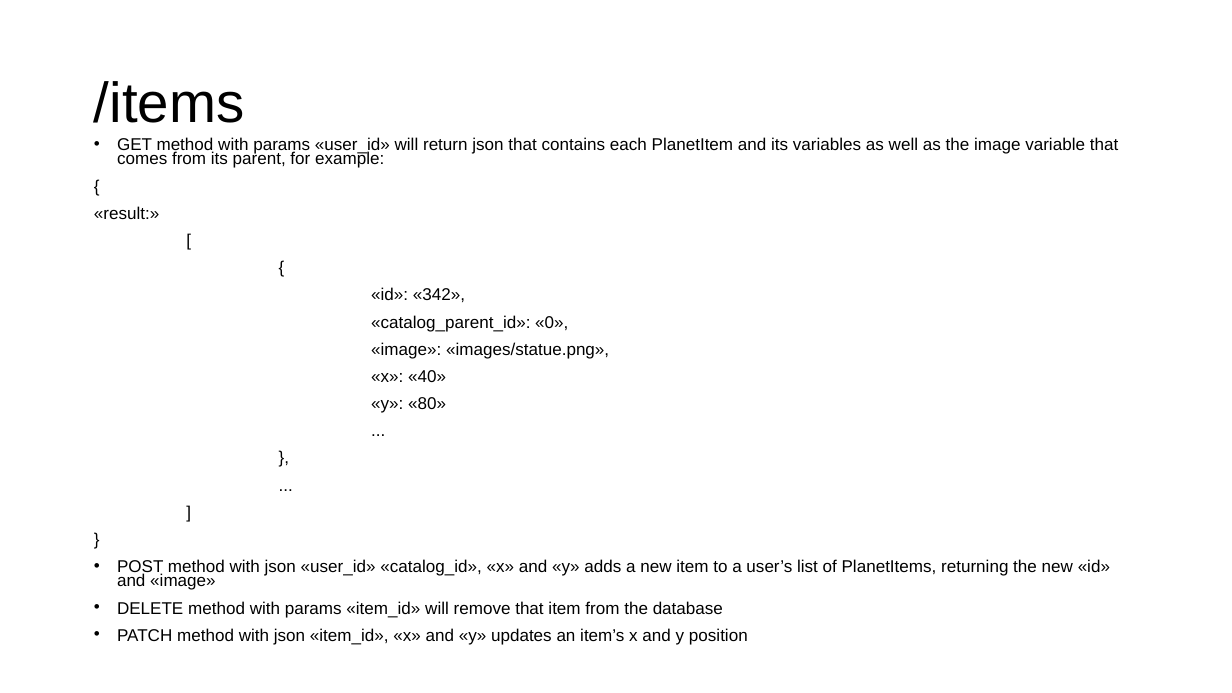
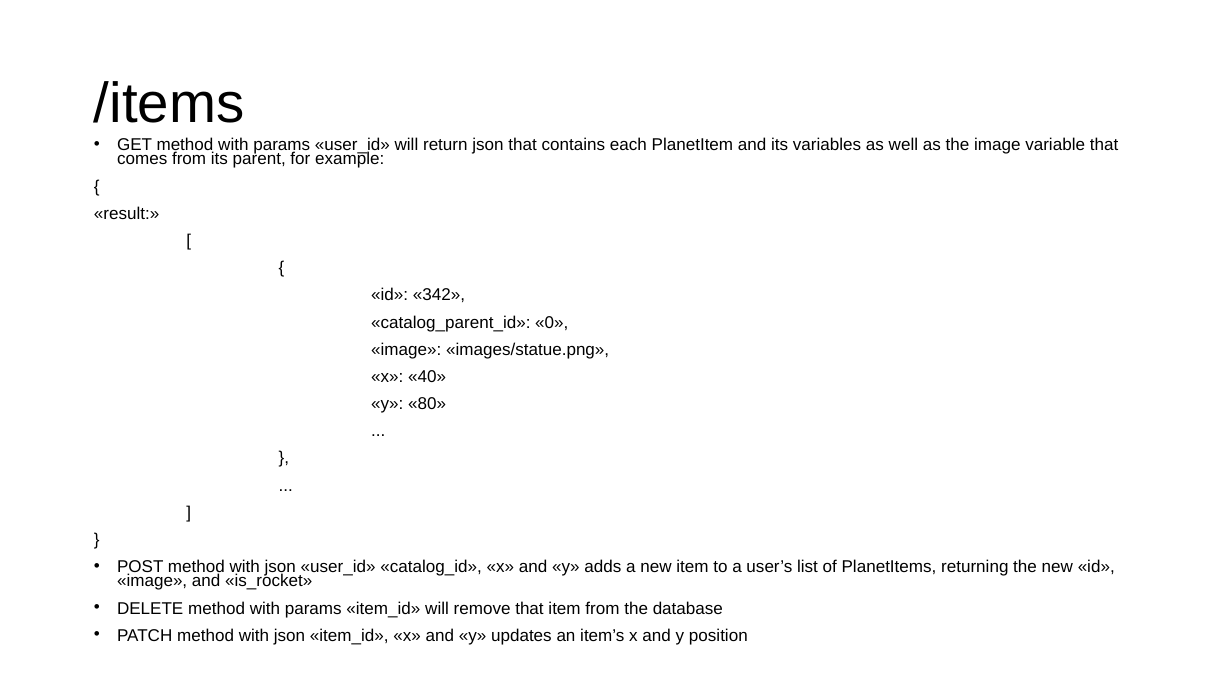
Before and after one commit to gmfk07/iu2018-backend, a slide deck: slide 25 of iu-spec-backend.pptx. Drawn at 1232x693 pixels with LibreOffice and Linux fonts; fonts in the diff are those of the drawing. Boxes give left, top, right and bottom in pixels: in the first picture for what was removed or moved away, otherwise in the second. Text is boxed around its words. In the diff, an @@ line names an element or a change of style, - is before the commit and + after.

```diff
--- a/iu-spec-backend.pptx
+++ b/iu-spec-backend.pptx
@@ text at <box>117,559,1115,590</box>: text changed @@
-• POST method with json «user_id» «catalog_id», «x» and «y» adds a new item to a user’s list of PlanetItems, returning the new «id» and «image»
+• POST method with json «user_id» «catalog_id», «x» and «y» adds a new item to a user’s list of PlanetItems, returning the new «id», «image», and «is_rocket»
```
Also in this commit, not shown: 3 other slides changed, 5 other files.
